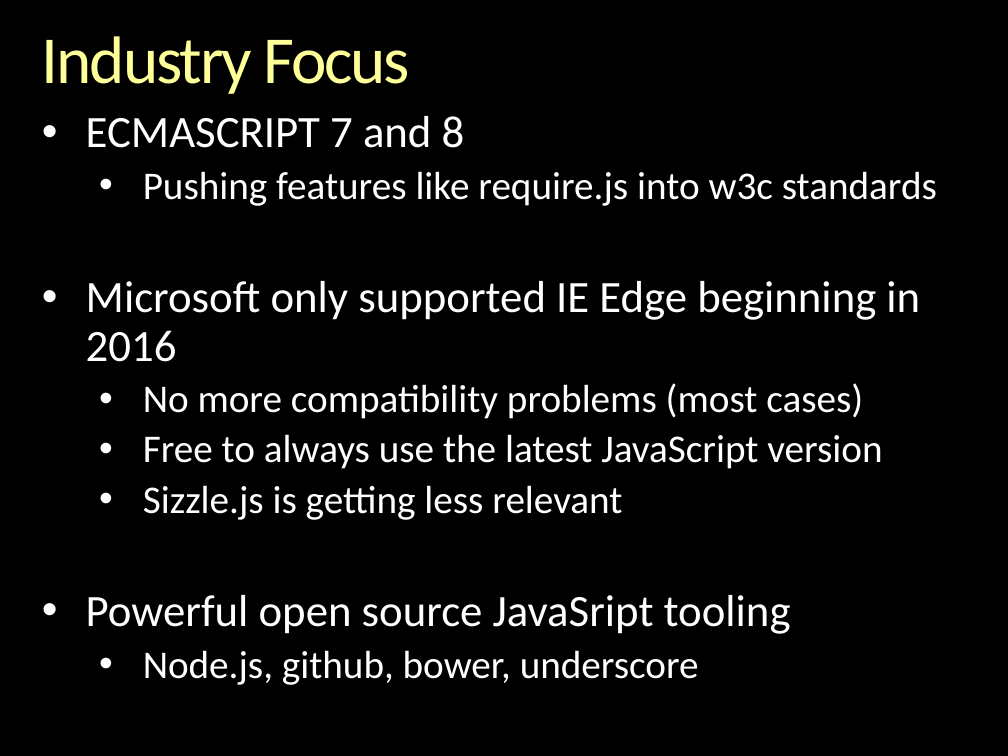
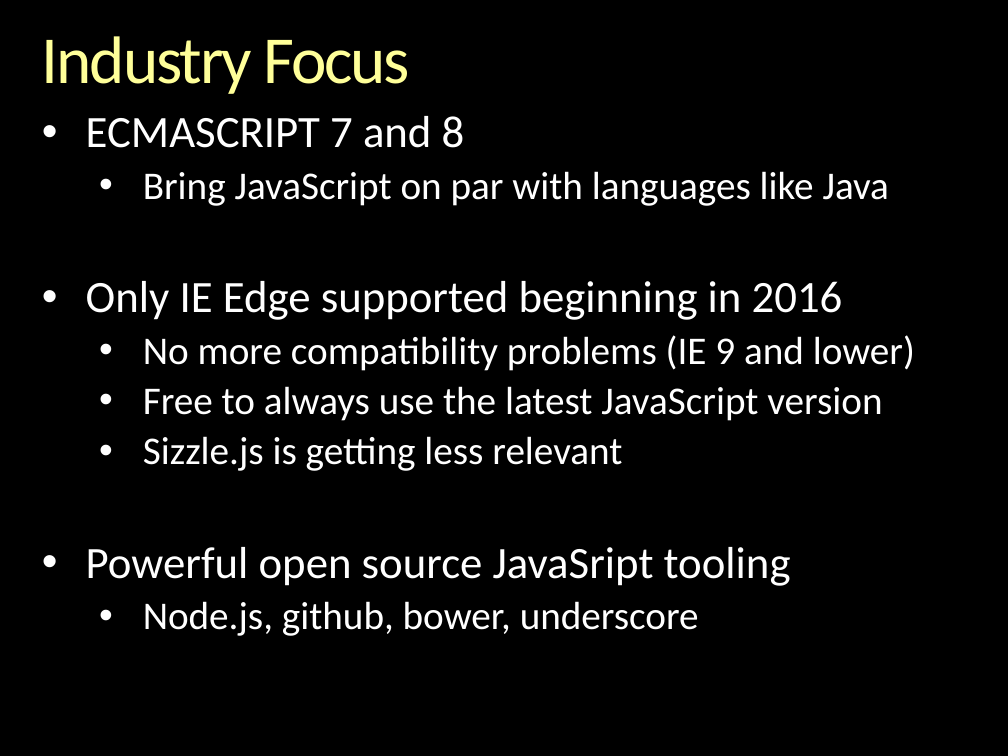
Before and after one commit to zoldello/mjjAlbumImageGallery, a slide deck: slide 5 of MySPAStyle.pptx. Drawn at 1008x756 pixels with LibreOffice and Linux fonts; fonts in the diff are those of the drawing; background and template pictures are left out. Boxes give left, top, right and bottom in pixels: in the first picture for what was removed or moved away, otherwise in the second. Text is boxed around its words. In the diff, an @@ line names an element or a change of style, - is before the commit and + after.

```diff
--- a/MySPAStyle.pptx
+++ b/MySPAStyle.pptx
@@ text at [86, 171, 915, 371]: text changed @@
-  • Pushing features like require.js into w3c standards
-• Microsoft only supported IE Edge beginning in 2016
-  • No more compatibility problems (most cases)
+  • Bring JavaScript on par with languages like Java
+• Only IE Edge supported beginning in 2016
+  • No more compatibility problems (IE 9 and lower)
```
Also in this commit, not shown: 7 other slides changed.
